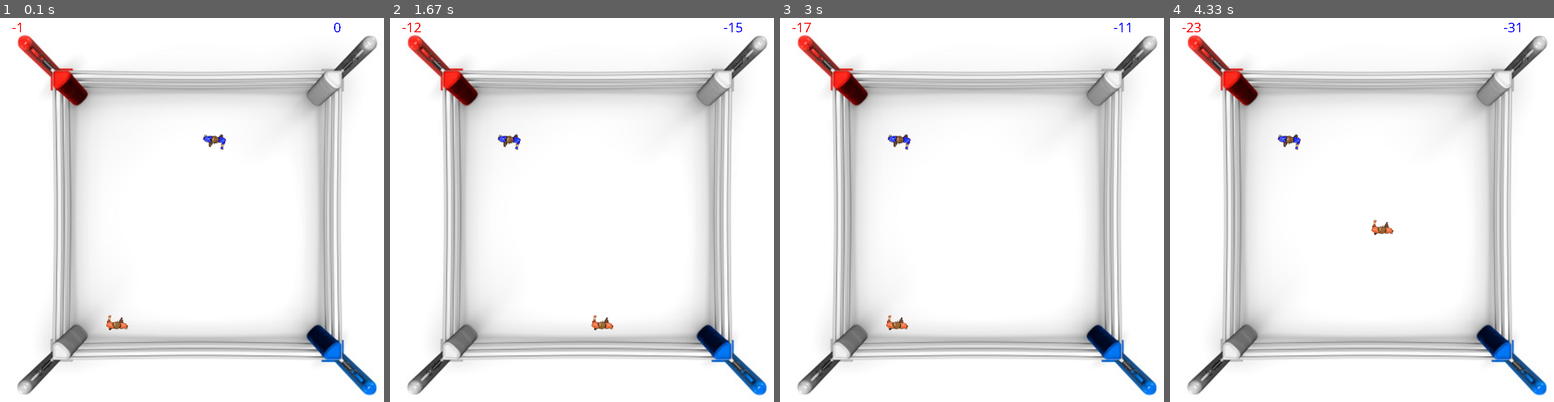
Above: before the commit, frames 1-4 (left to right).
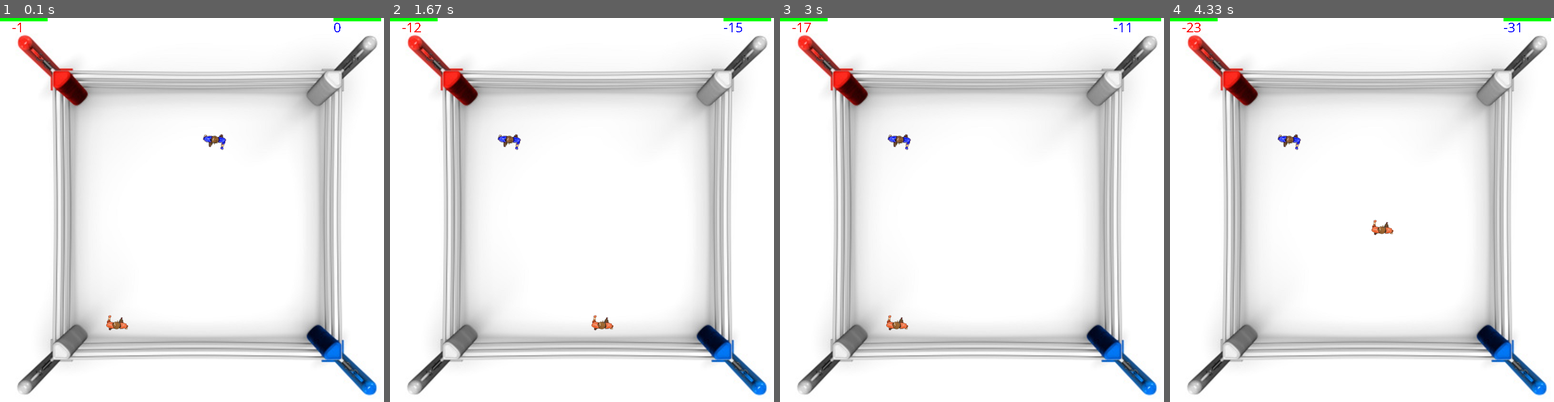
Above: after the commit, the same moments.

Repository: barder60/reinforcementFightingGame
Game: pygame game, started from main.py
Two runs of this game, one before a commit and one after it. Both use one fixed random seed, a clock stepped at 60 frames per second and the inputs below.
Inputs:
- Up to frame 1 (0.1 s): no input
- Up to frame 2 (1.67 s): no input
- Up to frame 3 (3 s): no input
- Up to frame 4 (4.33 s): no input

The runs differ from the first frame. In frame 1, 0.2% of the frame differs, in the area x 0-100%, y 0-1%; in frame 2, 0.2%; in frame 3, 0.2%; in frame 4, 0.2%.

Commit message:
feat(movement): add lifeBar

Diff:
--- a/pygameEngine.py
+++ b/pygameEngine.py
@@ -163,6 +163,16 @@
     screen.blit(scorePlayerOne, (25,0))
     screen.blit(scorePlayerTwo, (700, 0))
 
+    draw_health_bar_player_one = pygame.Rect(0, 0, STARTING_LIFE_POINT, 7)
+    pygame.draw.rect(screen, (255, 0, 0), draw_health_bar_player_one)
+    draw_health_player_one = pygame.Rect(0, 0, player.lifePoint, 7)
+    pygame.draw.rect(screen, (0, 255, 0), draw_health_player_one)
+
+    draw_health_bar_player_two = pygame.Rect(700, 0, STARTING_LIFE_POINT, 7)
+    pygame.draw.rect(screen, (255, 0, 0), draw_health_bar_player_two)
+    draw_health_player_two = pygame.Rect(700, 0, playerTwo.lifePoint, 7)
+    pygame.draw.rect(screen, (0, 255, 0), draw_health_player_two)
+
     displayPlayer(player, screen)
     displayPlayer(playerTwo, screen)
 
